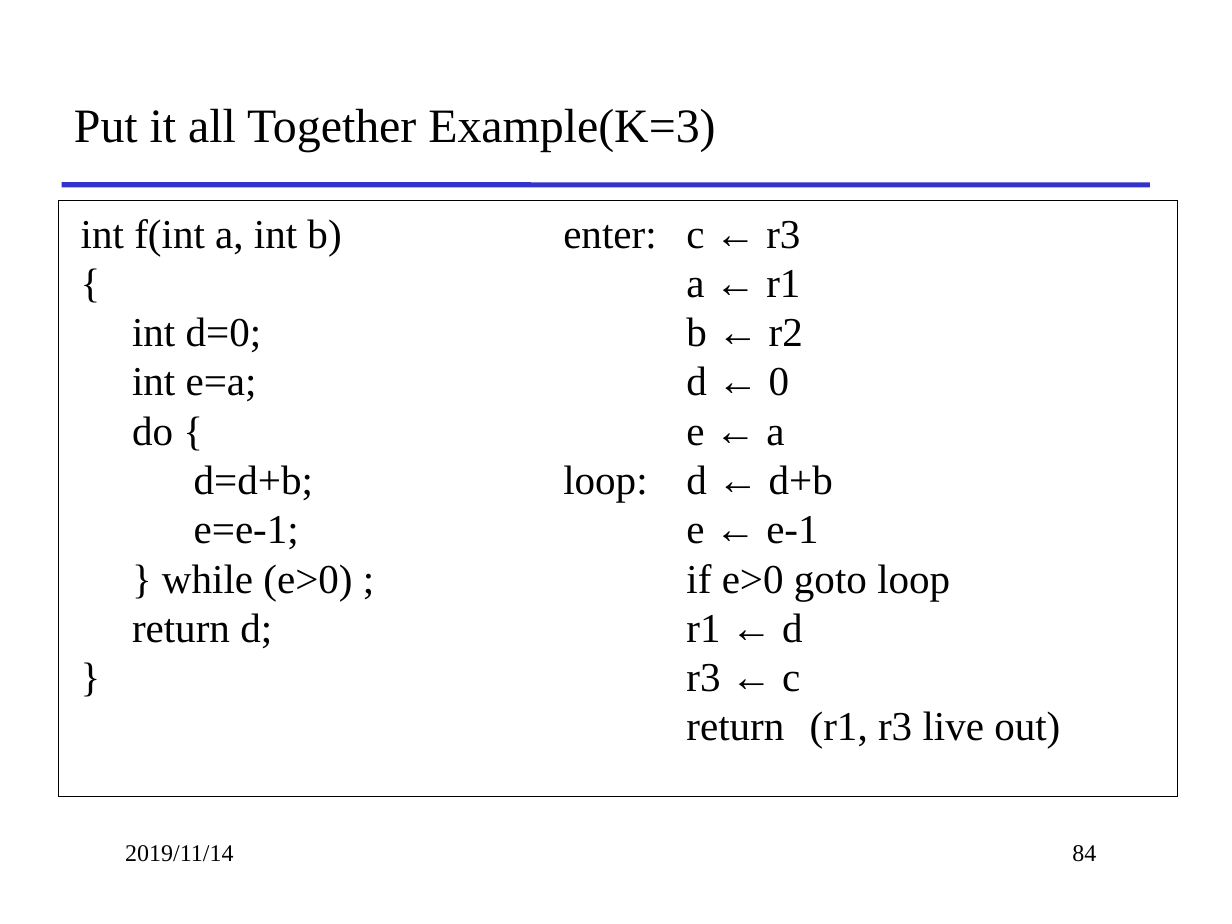
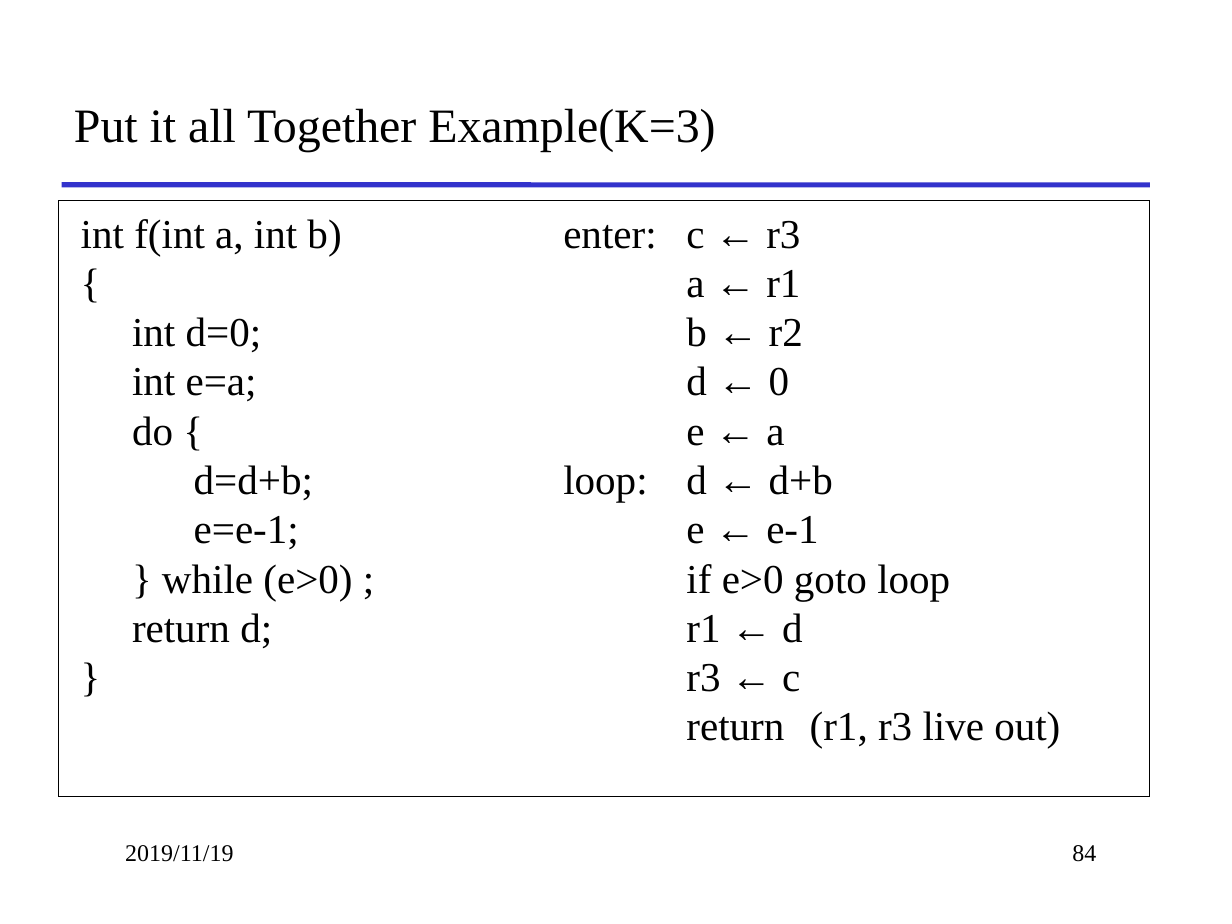
Before and after one commit to yepengpeng-1/2019-2020-autumn-semester, a slide deck: slide 84 of SE-302/slides/18.pptx. Drawn at 1232x924 pixels with LibreOffice and Linux fonts; fonts in the diff are those of the drawing. Boxes give left, top, right and bottom in pixels: in the first picture for what was removed or moved away, otherwise in the second. Text is boxed around its words. In the diff, an @@ line names an element or a change of style, - is before the commit and + after.

```diff
--- a/SE-302/slides/18.pptx
+++ b/SE-302/slides/18.pptx
@@ text "int f(int a, int b) ...": place and size @@
-text "int f(int a, int b) ..." at <box>58,201,1177,796</box>
+text "int f(int a, int b) ..." at <box>58,201,1149,796</box>
@@ text at <box>125,845,233,862</box>: text changed @@
-2019/11/14
+2019/11/19
```
Also in this commit, not shown: 102 other slides changed, 7 other files.
